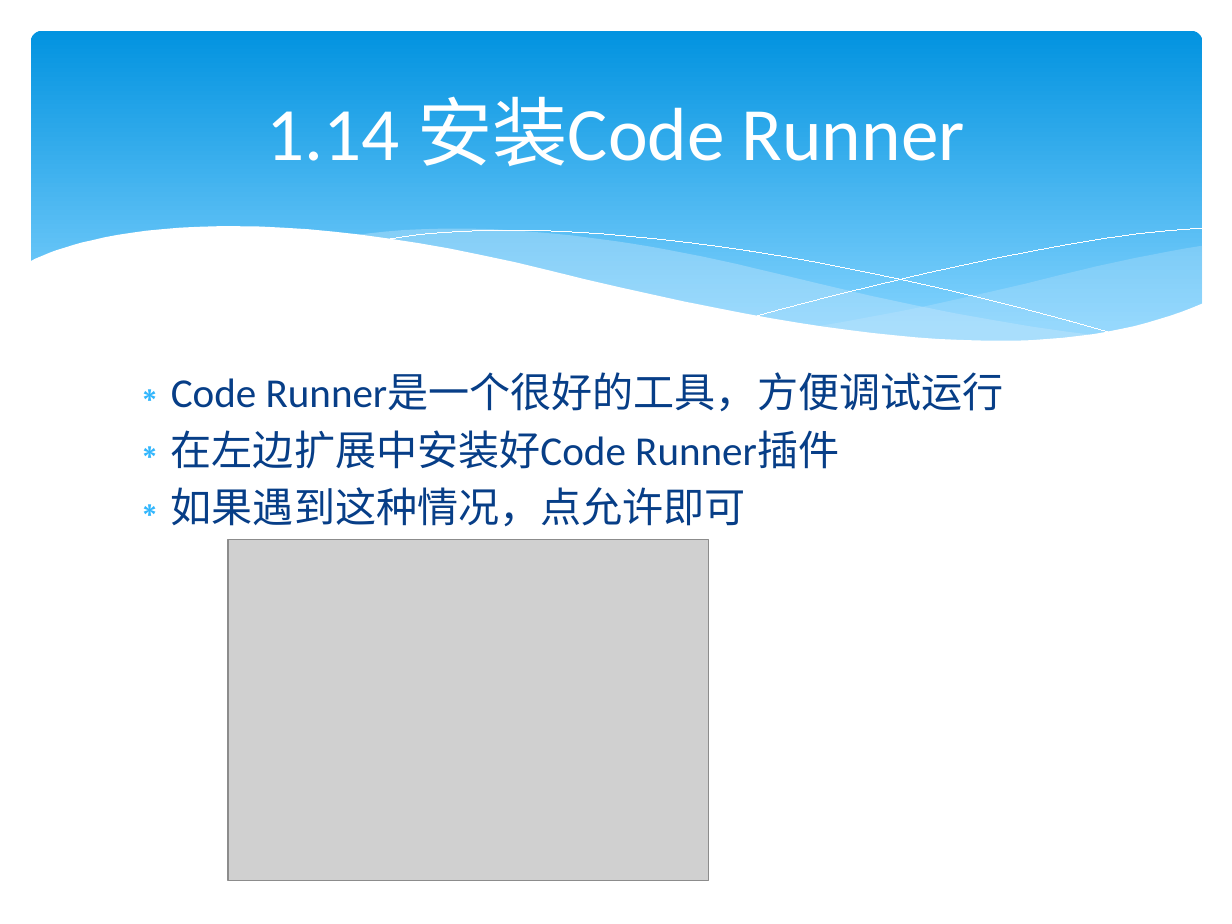
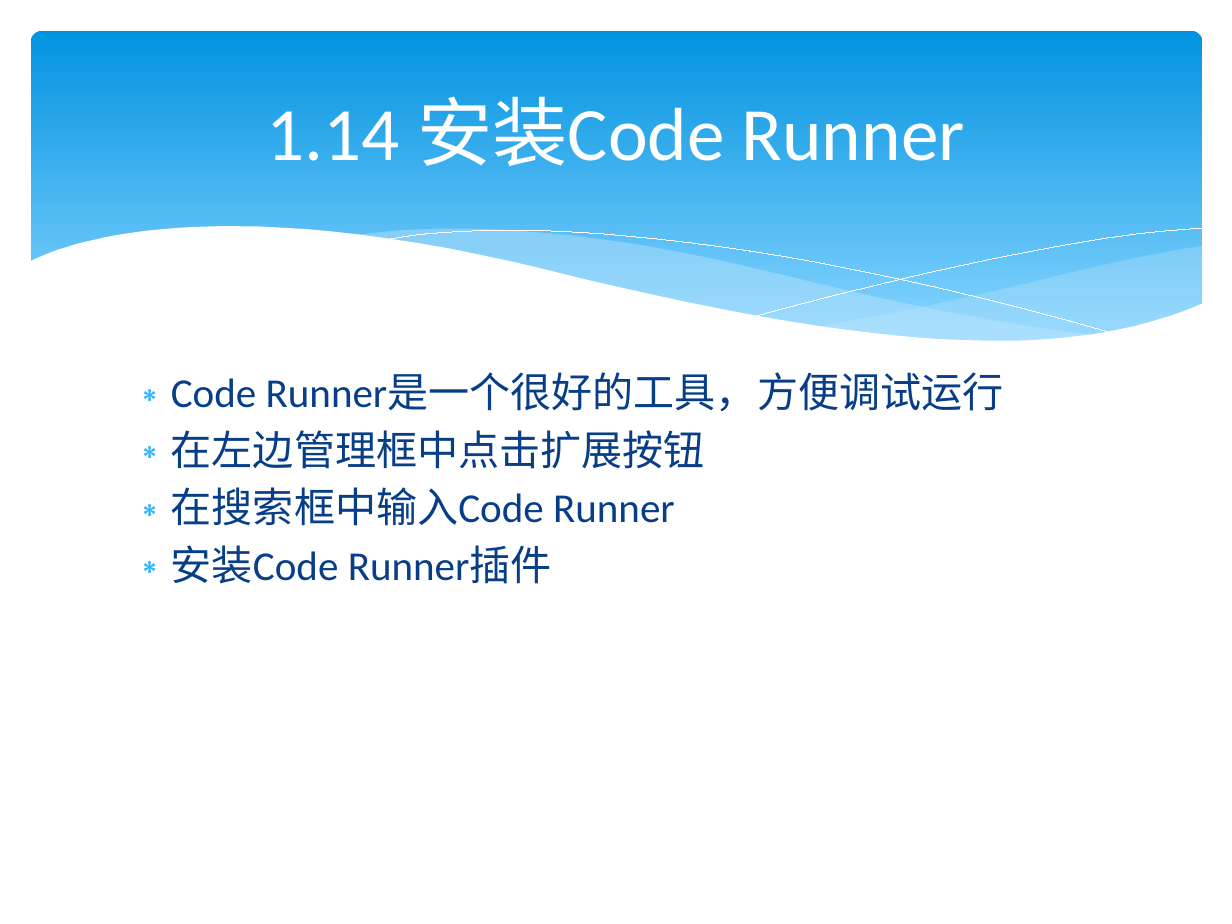
Before and after one commit to lamplight8/cpp, a slide deck: slide 130 of ppt/ch01_绪论_1.pptx (slide 127 before the commit). Drawn at 1232x924 pixels with LibreOffice and Linux fonts; fonts in the diff are those of the drawing; grey boxes stand for pictures. Boxes give left, top, right and bottom in pixels: in the first picture for what was removed or moved away, otherwise in the second. Text is boxed around its words. In the diff, an @@ line names an element or a change of style, - is before the commit and + after.

```diff
--- a/ppt/ch01_绪论_1.pptx
+++ b/ppt/ch01_绪论_1.pptx
@@ text at box(171, 430, 705, 584): text changed @@
-∗ 在左边扩展中安装好Code Runner插件
-∗ 如果遇到这种情况，点允许即可
+∗ 在左边管理框中点击扩展按钮
+∗ 在搜索框中输入Code Runner
+∗ 安装Code Runner插件
@@ picture removed at box(228, 540, 708, 881) @@
```
Also in this commit, not shown: 27 other slides changed, 4 slides added.
